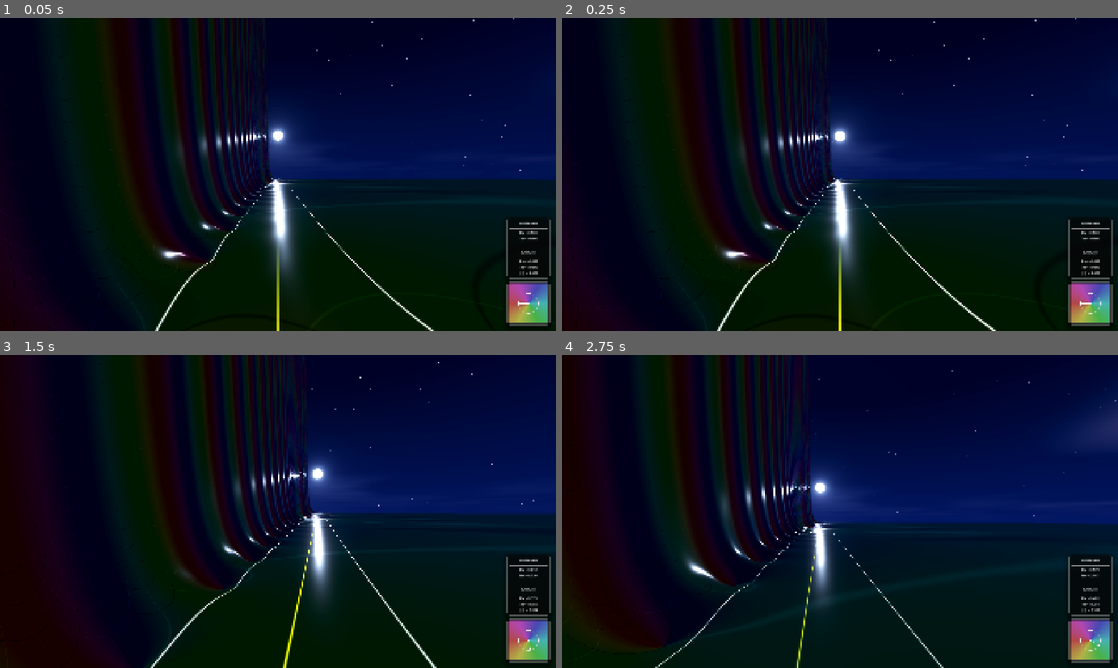
Above: before the commit, frames 1-4 (two rows, left to right).
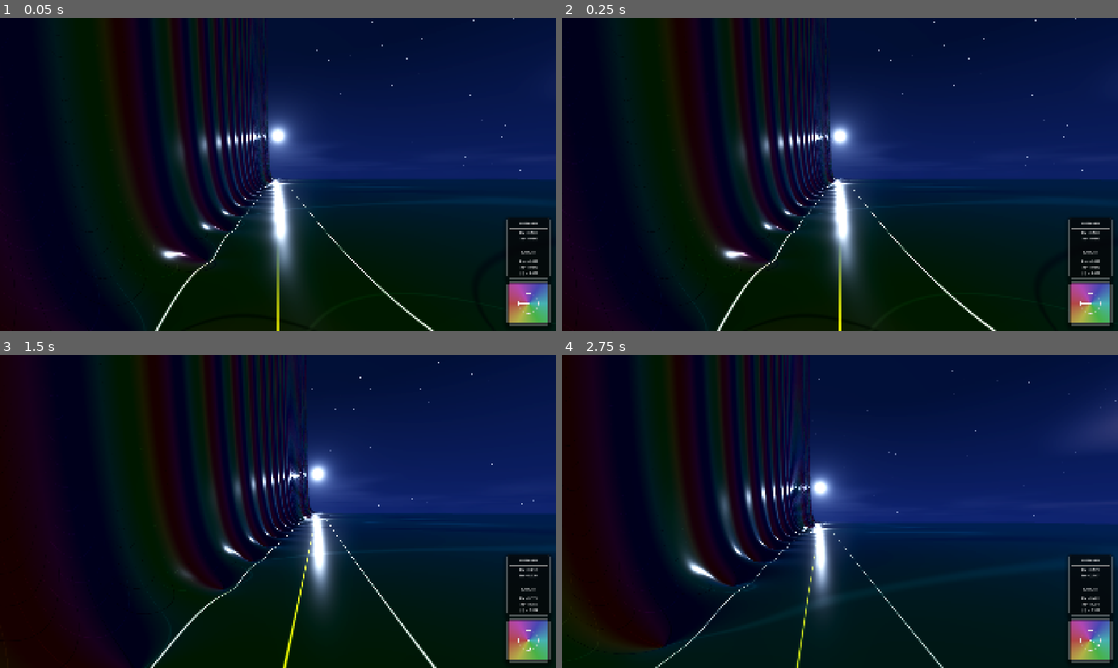
Above: after the commit, the same moments.

Repository: allanino/complex-functions-explorer
Game: Godot game, scene res://scenes/main.tscn
Same seed, same stepped clock (60 frames per second), same inputs: the game is played once before the commit and once after it.
Inputs (mouse positions are in pixels of both pictures, inside the frame that each line leads up to):
- Up to frame 1 (0.05 s): no input
- Up to frame 2 (0.25 s): no input
- Up to frame 3 (1.5 s): tap Enter at 0.5 s; move the mouse to (305, 511) at 0.52 s; hold W (move_forward) from 0.53 s (still down); tap G at 0.6 s; tap Space at 0.77 s; move the mouse to (250, 511) at 1.27 s; tap N at 1.35 s
- Up to frame 4 (2.75 s): keep holding W (move_forward); tap Space at 1.52 s; move the mouse to (851, 505) at 2.02 s; tap C at 2.1 s

The runs differ from the first frame. In frame 1, 6.4% of the frame differs, in the area x 28-100%, y 24-83%; in frame 2, 6.4%, in the area x 28-100%, y 27-83%; in frame 3, 5.6%; in frame 4, 6.2%.

Commit message:
Implement perpendicular moon path and enhance night-time diffuse lighting.
- Changed moon trajectory to North-South (YZ plane) in `scripts/world_manager.gd`.
- Increased moon light energy to 0.8 for better terrain reflections.
- Brightened night sky, horizon, and cloud colors in `shaders/sky.gdshader`.
- Added a subtle whole-sky diffuse contribution from the moon to the sky shader.

Co-authored-by: allanino <5325241+allanino@users.noreply.github.com>

Diff:
--- a/scripts/world_manager.gd
+++ b/scripts/world_manager.gd
@@ -98,7 +98,7 @@
 		if moon:
 			moon.basis = Basis.looking_at(moon_dir, Vector3.UP if abs(moon_dir.y) < 0.99 else Vector3.FORWARD)
 			var moon_elevation = -moon_dir.y
-			moon.light_energy = smoothstep(-0.02, 0.02, moon_elevation) * 0.4
+			moon.light_energy = smoothstep(-0.02, 0.02, moon_elevation) * 0.8
 			moon.shadow_enabled = Field.shadows_enabled and moon_elevation > 0.01
 	else:
 		if moon:
--- a/shaders/sky.gdshader
+++ b/shaders/sky.gdshader
@@ -49,8 +49,8 @@
     vec3 blue_hour_sky = vec3(0.02, 0.05, 0.15); // Rich blue
     vec3 blue_hour_horizon = vec3(0.05, 0.1, 0.3); // Deep blue horizon
 
-    vec3 night_sky = vec3(0.005, 0.01, 0.02);
-    vec3 night_horizon = vec3(0.01, 0.02, 0.05);
+    vec3 night_sky = vec3(0.01, 0.02, 0.04);
+    vec3 night_horizon = vec3(0.02, 0.04, 0.08);
 
     // Blue hour factor: peaks at night_factor 0.5
     float blue_hour_factor = smoothstep(0.0, 0.5, night_factor) * (1.0 - smoothstep(0.5, 1.0, night_factor)) * 2.0;
@@ -72,7 +72,7 @@
 
     vec3 current_cloud = mix(cloud_color, golden_hour_cloud, golden_hour_factor);
     current_cloud = mix(current_cloud, blue_hour_cloud, smoothstep(0.0, 0.5, night_factor));
-    current_cloud = mix(current_cloud, vec3(0.05, 0.08, 0.15), full_night_factor);
+    current_cloud = mix(current_cloud, vec3(0.1, 0.15, 0.25), full_night_factor);
 
     // Sky gradient
     vec3 final_color = mix(current_horizon, current_sky, clamp(eye_alt * 2.0, 0.0, 1.0));
@@ -159,6 +159,9 @@
 
     // Moon
     if (LIGHT1_ENERGY > 0.01) {
+        // Subtle whole-sky diffuse contribution from moon
+        cloud_final_color += LIGHT1_COLOR * 0.05 * LIGHT1_ENERGY;
+
         float moon_dist = distance(EYEDIR, LIGHT1_DIRECTION);
         // Moon disk: Match sun size
         float moon_size = 0.05;
